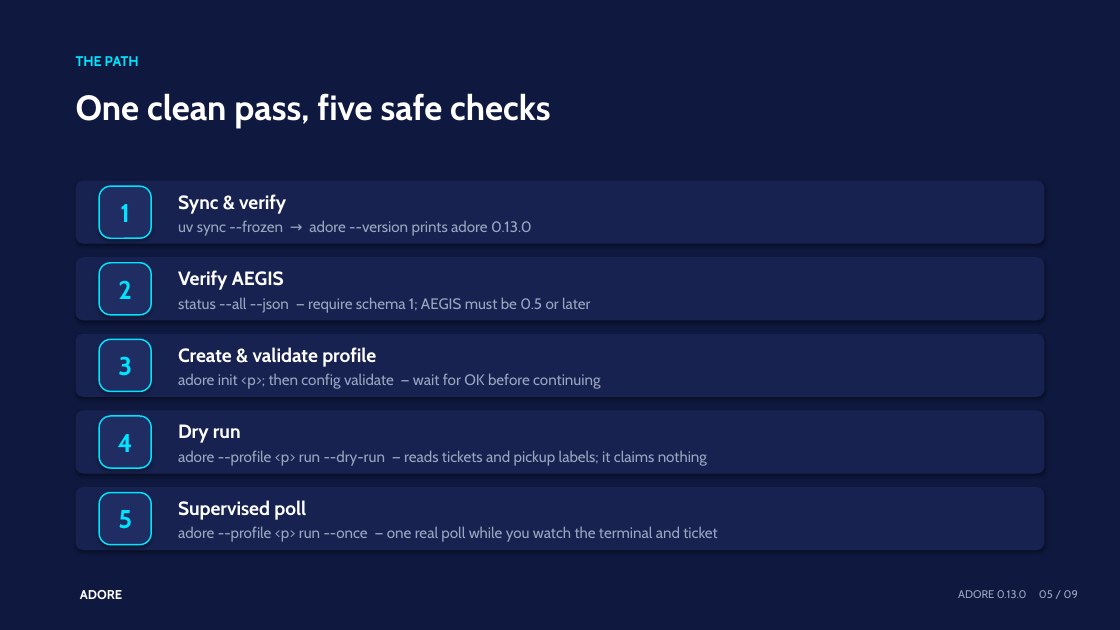
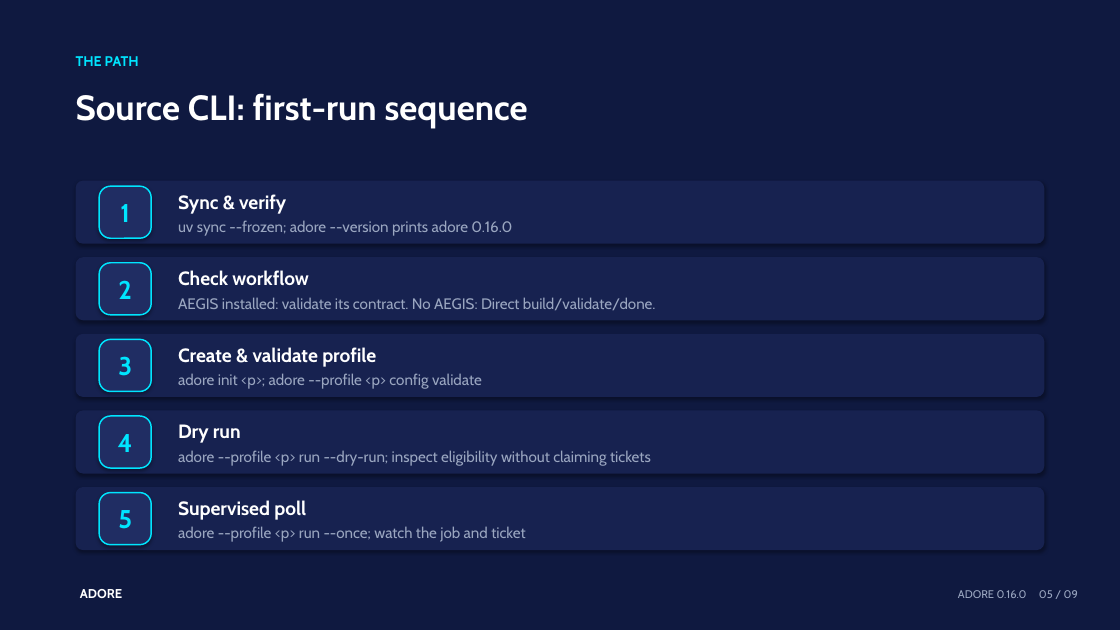
Before and after one commit to DDP-Engineering/AgenticDeliveryOrchestratorRuntimeEngine, a slide deck: slide 5 of 01_Documentation/Operator_Cheat_Sheets/Presentations/ADORE_01_Setup_And_First_Run.pptx. Drawn at 1120x630 pixels with LibreOffice and Linux fonts; fonts in the diff are those of the drawing. Boxes give left, top, right and bottom in pixels: in the first picture for what was removed or moved away, otherwise in the second. Text is boxed around its words. In the diff, an @@ line names an element or a change of style, - is before the commit and + after.

```diff
--- a/01_Documentation/Operator_Cheat_Sheets/Presentations/ADORE_01_Setup_And_First_Run.pptx
+++ b/01_Documentation/Operator_Cheat_Sheets/Presentations/ADORE_01_Setup_And_First_Run.pptx
@@ text at (76, 93, 528, 129): text changed @@
-One clean pass, five safe checks
+Source CLI: first-run sequence
@@ text at (178, 220, 512, 236): text changed @@
-uv sync --frozen → adore --version prints adore 0.13.0
+uv sync --frozen; adore --version prints adore 0.16.0
@@ text at (178, 270, 656, 310): text changed @@
-Verify AEGIS
-status --all --json — require schema 1; AEGIS must be 0.5 or later
+Check workflow
+AEGIS installed: validate its contract. No AEGIS: Direct build/validate/done.
@@ text at (178, 373, 482, 389): text changed @@
-adore init <p>; then config validate — wait for OK before continuing
+adore init <p>; adore --profile <p> config validate
@@ text at (178, 450, 651, 466): text changed @@
-adore --profile <p> run --dry-run — reads tickets and pickup labels; it claims nothing
+adore --profile <p> run --dry-run; inspect eligibility without claiming tickets
@@ text at (178, 526, 525, 542): text changed @@
-adore --profile <p> run --once — one real poll while you watch the terminal and ticket
+adore --profile <p> run --once; watch the job and ticket
@@ text at (958, 590, 1078, 598): text changed @@
-ADORE 0.13.0 05 / 09
+ADORE 0.16.0 05 / 09
```
Also in this commit, not shown: 8 other slides changed, 27 other files.
